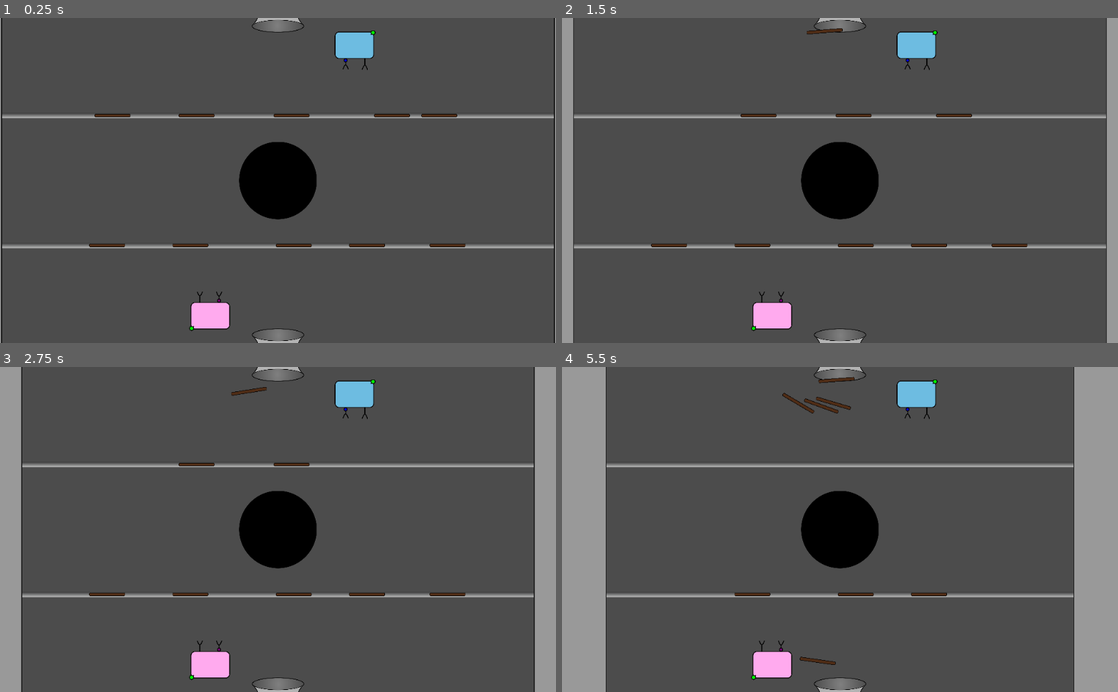
Above: before the commit, frames 1-4 (two rows, left to right).
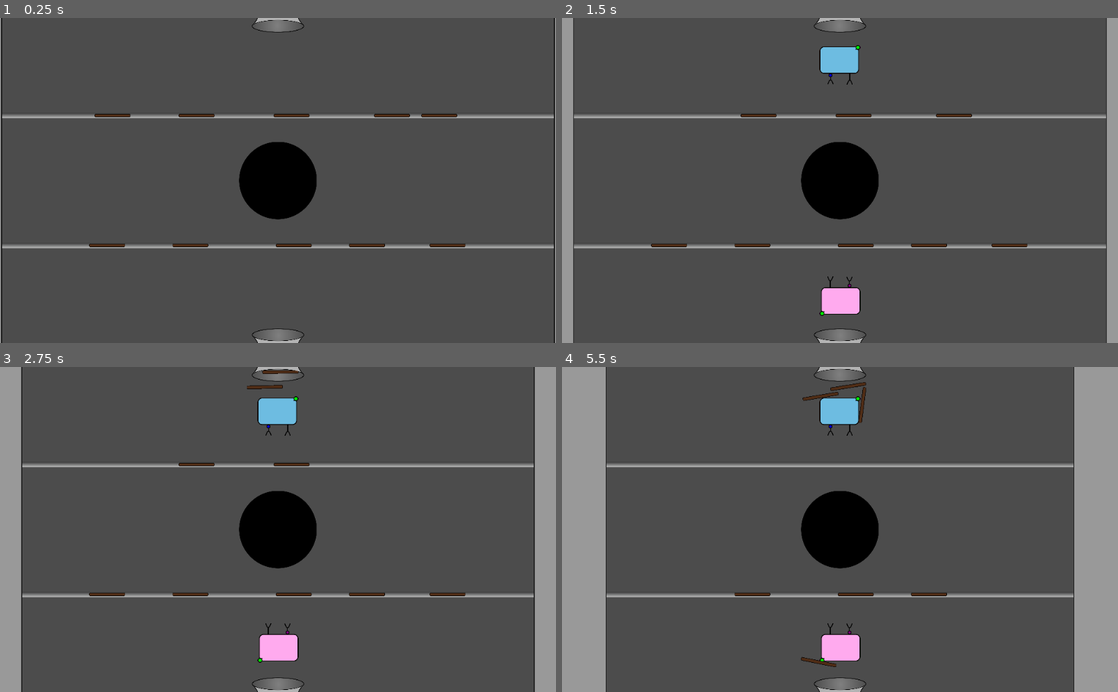
Above: after the commit, the same moments.

Repository: hgcummings/garbage-crusher
Game: Godot game, scene res://Main.tscn
The game is run twice, just before and just after one commit, with the same random seed, the same clock (stepped at 60 frames per second) and the same inputs. This scene is started directly instead of the project's main scene.
Inputs (mouse positions are in pixels of both pictures, inside the frame that each line leads up to):
- Up to frame 1 (0.25 s): no input
- Up to frame 2 (1.5 s): tap Enter at 0.5 s; move the mouse to (673, 115) at 0.52 s; click (673, 115) at 0.67 s; move the mouse to (1001, 115) at 1.27 s; click (1001, 115) at 1.42 s
- Up to frame 3 (2.75 s): move the mouse to (394, 464) at 2.02 s; click (394, 464) at 2.17 s
- Up to frame 4 (5.5 s): move the mouse to (756, 464) at 2.77 s; click (756, 464) at 2.92 s; move the mouse to (851, 464) at 3.52 s; click (851, 464) at 3.67 s; move the mouse to (667, 594) at 4.27 s; click (667, 594) at 4.42 s; move the mouse to (1006, 594) at 5.02 s; click (1006, 594) at 5.17 s

The runs differ from the first frame. In frame 1, 1.3% of the frame differs, in the area x 34-68%, y 3-97%; in frame 2, 2.6%; in frame 3, 2.7%; in frame 4, 2.9%, in the area x 34-68%, y 2-97%.

Commit message:
Players appear from chutes initially

Diff:
--- a/Main.tscn
+++ b/Main.tscn
@@ -87,7 +87,7 @@
 rotation = 3.14159
 direction = -1
 
-[node name="Chute" parent="." instance=ExtResource( 6 )]
+[node name="Chute1" parent="." instance=ExtResource( 6 )]
 position = Vector2( 512, 0 )
 
 [node name="Chute2" parent="." instance=ExtResource( 6 )]
@@ -107,7 +107,7 @@
 [node name="Players" type="Node2D" parent="."]
 
 [node name="Player2" parent="Players" instance=ExtResource( 3 )]
-position = Vector2( 386, 541 )
+position = Vector2( 512, 611 )
 rotation = 3.14159
 player_number = 2
 idle_sprite = ExtResource( 10 )
@@ -115,4 +115,4 @@
 busy_sprite = ExtResource( 12 )
 
 [node name="Player" parent="Players" instance=ExtResource( 3 )]
-position = Vector2( 654, 59 )
+position = Vector2( 512, -11 )
--- a/PlayerMovement.gd
+++ b/PlayerMovement.gd
@@ -10,13 +10,21 @@
 var speed = 0
 var acceleration = MAX_SPEED * 3
 
+var initial_delay = 1
+var initial_speed = MAX_SPEED / 2
+
 onready var channel1 = get_node("/root/Node2D/Channels/Channel1")
 onready var channel2 = get_node("/root/Node2D/Channels/Channel2")
+
+onready var chute1 = get_node("/root/Node2D/Chute1")
+onready var chute2 = get_node("/root/Node2D/Chute2")
+
 var heldItem = null
 export var player_number = 1
 export(Texture) var idle_sprite setget set_idle_sprite
 export(Texture) var holding_sprite
 export(Texture) var busy_sprite
+
 
 var inputLinearDirection = 0
 var inputAngularDirection = 0
@@ -110,17 +118,31 @@
 		get_node("Sprite").texture = idle_sprite
 
 func _physics_process(delta):
-	process_inputs()
+	if initial_delay > 0:
+		initial_delay -= delta
+		return
+	elif initial_speed > 0:
+		add_collision_exception_with(chute1)
+		add_collision_exception_with(chute2)
 
-	rotation_degrees += (inputAngularDirection * ANGULAR_SPEED_DEGS) % 360
+		speed = initial_speed
+		inputLinearDirection = 1
+		initial_speed -= (delta * acceleration / 4)
+	else:
 
-	if inputLinearDirection == 0:
-		speed = 0
-	else:
-		speed += acceleration * delta
-		speed = min(speed, MAX_SPEED)
+		remove_collision_exception_with(chute1)
+		remove_collision_exception_with(chute2)
+		process_inputs()
+
+		rotation_degrees += (inputAngularDirection * ANGULAR_SPEED_DEGS) % 360
+
+		if inputLinearDirection == 0:
+			speed = 0
+		else:
+			speed += acceleration * delta
+			speed = min(speed, MAX_SPEED)
+
 	movementVector = Vector2(cos(rotation + PI / 2), sin(rotation + PI / 2)) * inputLinearDirection * speed
-
 	move_and_slide(movementVector)
 
 func _process(delta):
